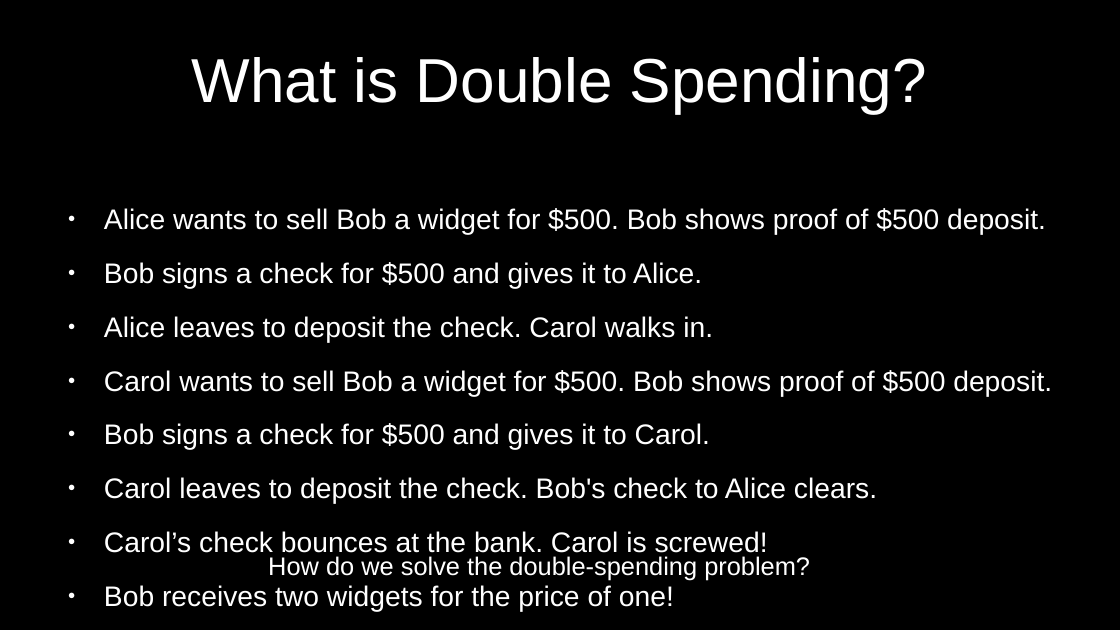
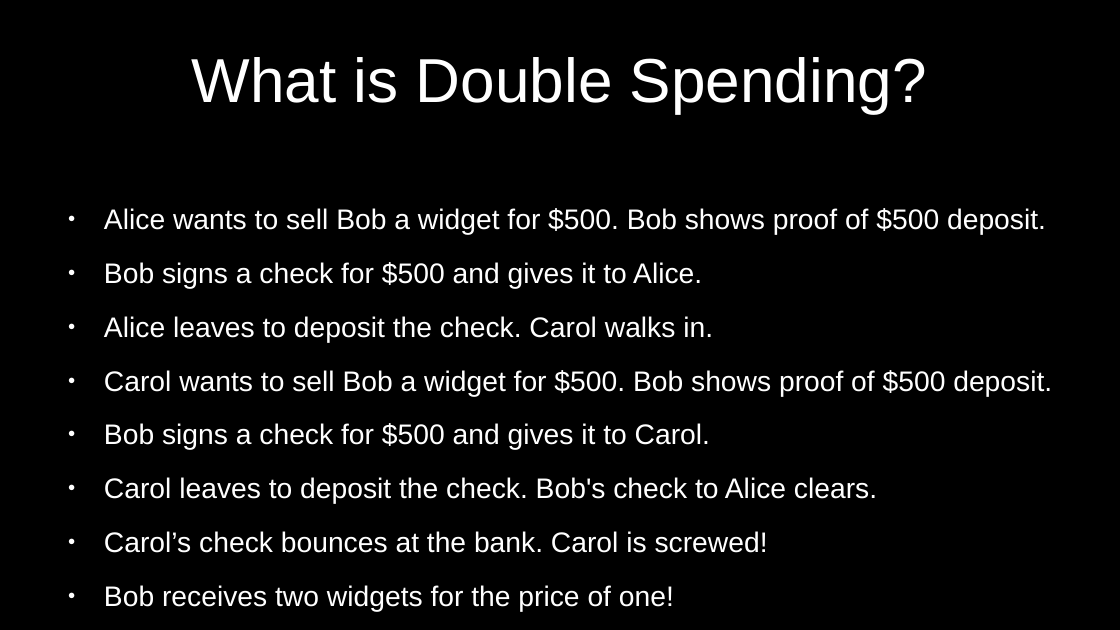
Before and after one commit to cmdruid/bitcoin-programming, a slide deck: slide 5 of slides/bitcoin-whitepaper-review.odp (slide 4 before the commit). Drawn at 1120x630 pixels with LibreOffice and Linux fonts; fonts in the diff are those of the drawing. Boxes give left, top, right and bottom in pixels: in the first picture for what was removed or moved away, otherwise in the second. Text is boxed around its words. In the diff, an @@ line names an element or a change of style, - is before the commit and + after.

```diff
--- a/slides/bitcoin-whitepaper-review.odp
+++ b/slides/bitcoin-whitepaper-review.odp
@@ text removed at (268, 556, 810, 580) @@
-How do we solve the double-spending problem?
```
Also in this commit, not shown: 6 other slides changed, 3 slides added, 1 slide removed.
